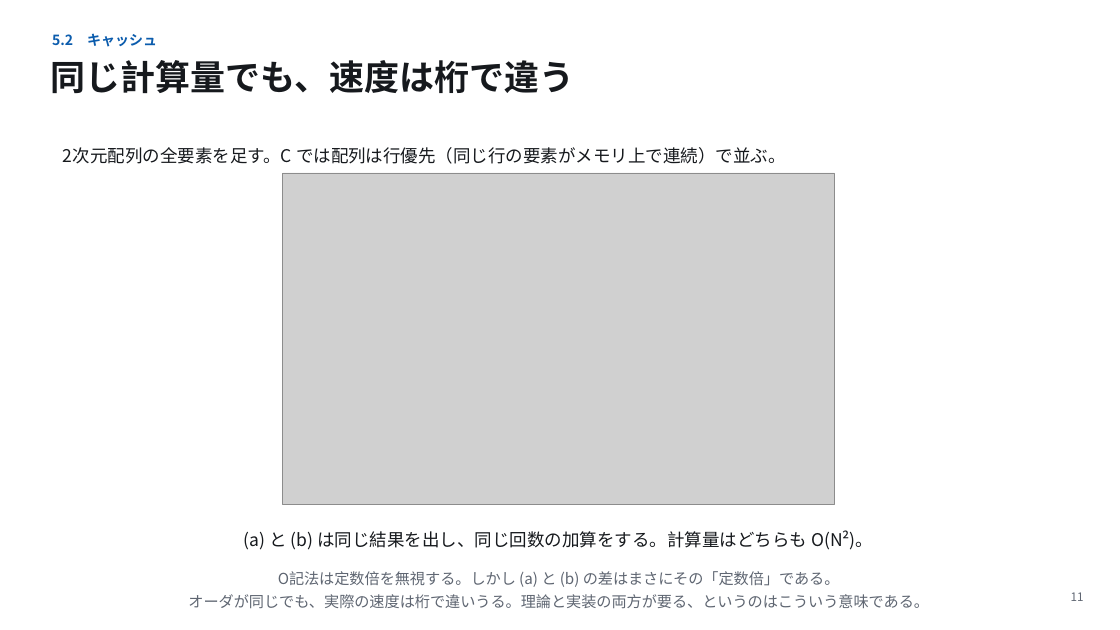
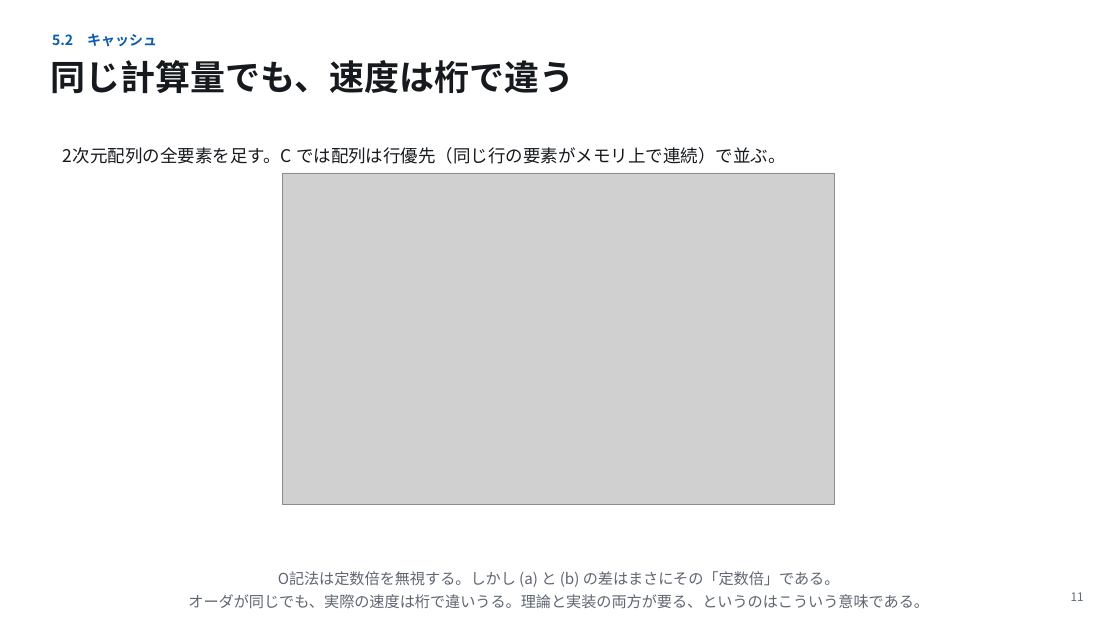
Before and after one commit to koide55/CompOutline, a slide deck: slide 11 of slides/第05回_記憶階層とプロセッサの並列性.pptx. Drawn at 1120x630 pixels with LibreOffice and Linux fonts; fonts in the diff are those of the drawing; grey boxes stand for pictures. Boxes give left, top, right and bottom in pixels: in the first picture for what was removed or moved away, otherwise in the second. Text is boxed around its words. In the diff, an @@ line names an element or a change of style, - is before the commit and + after.

```diff
--- a/slides/第05回_記憶階層とプロセッサの並列性.pptx
+++ b/slides/第05回_記憶階層とプロセッサの並列性.pptx
@@ text removed at [244,530,873,550] @@
-(a) と (b) は同じ結果を出し、同じ回数の加算をする。計算量はどちらも O(N²)。
```
Also in this commit, not shown: 4 other slides changed, 23 other files.
